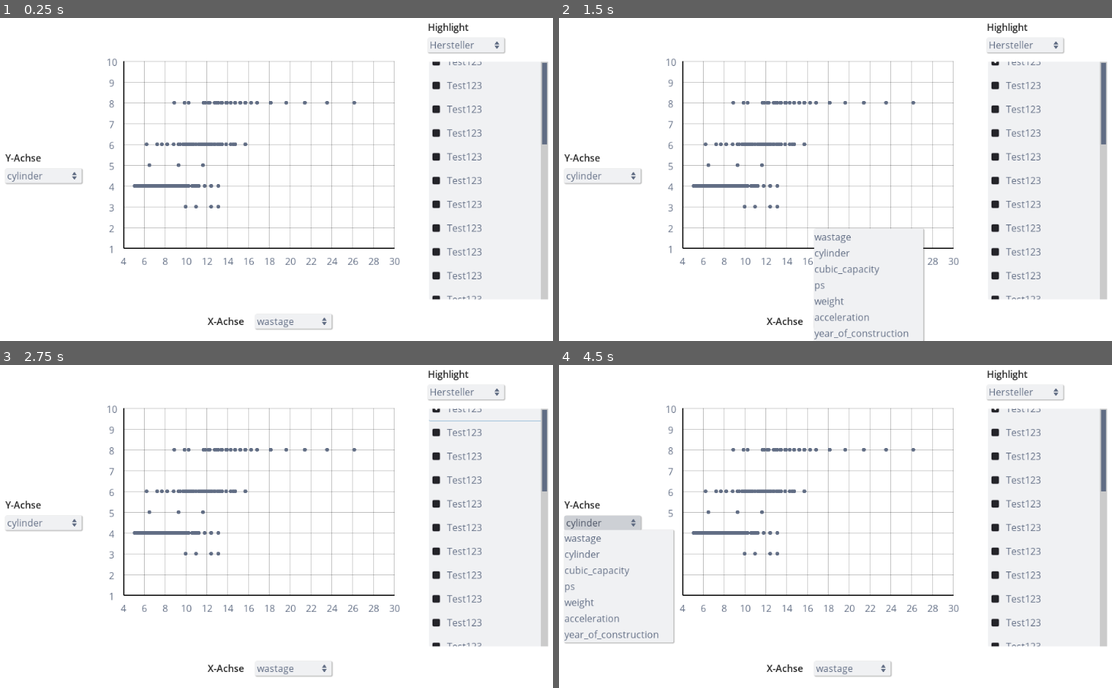
Above: before the commit, frames 1-4 (two rows, left to right).
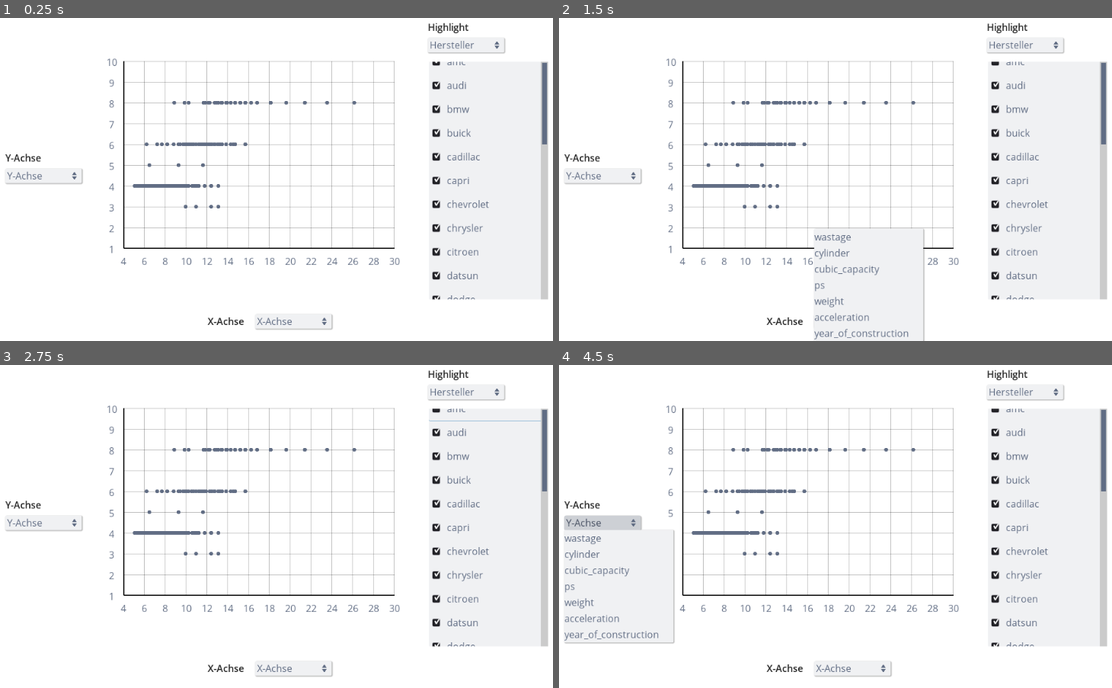
Above: after the commit, the same moments.

Repository: nevs-devs/cars
Game: Godot game, scene res://Main.tscn
Two runs of this game, one before a commit and one after it. Both use one fixed random seed, a clock stepped at 60 frames per second and the inputs below.
Inputs (mouse positions are in pixels of both pictures, inside the frame that each line leads up to):
- Up to frame 1 (0.25 s): no input
- Up to frame 2 (1.5 s): click (1045, 63) at 0.52 s; click "wastage" (after the commit: "X-Achse") at 1.25 s
- Up to frame 3 (2.75 s): click "cylinder" (after the commit: "Y-Achse") at 2 s
- Up to frame 4 (4.5 s): click "Hersteller" at 2.75 s; click "wastage" (after the commit: "X-Achse") at 3.5 s; click "cylinder" (after the commit: "Y-Achse") at 4.25 s

The runs differ from the first frame. In frame 1, 1.0% of the frame differs, in the area x 1-89%, y 13-96%; in frame 2, 1.0%; in frame 3, 1.1%; in frame 4, 1.0%.

Commit message:
implemented selection

Diff:
--- /dev/null
+++ b/CheckListItem.gd
@@ -0,0 +1,15 @@
+extends Control
+
+var id = 0
+
+signal selection_changed(id, checked)
+
+func _ready():
+	$CheckBox.connect("toggled", self, '_on_toggle')
+
+func init(id_arg, text):
+	id = id_arg
+	$Label.text = text
+
+func _on_toggle(pressed):
+	emit_signal("selection_changed", id, pressed)
--- a/CheckListItem.tscn
+++ b/CheckListItem.tscn
@@ -1,6 +1,7 @@
-[gd_scene load_steps=3 format=2]
+[gd_scene load_steps=4 format=2]
 
 [ext_resource path="res://Open_Sans/OpenSans-Regular.ttf" type="DynamicFontData" id=1]
+[ext_resource path="res://CheckListItem.gd" type="Script" id=2]
 
 [sub_resource type="DynamicFont" id=1]
 font_data = ExtResource( 1 )
@@ -10,6 +11,7 @@
 anchor_bottom = 1.0
 margin_right = -824.0
 margin_bottom = -560.0
+script = ExtResource( 2 )
 __meta__ = {
 "_edit_use_anchors_": false
 }
@@ -35,3 +37,4 @@
 margin_top = -20.0
 margin_right = 200.0
 margin_bottom = 20.0
+pressed = true
--- a/Main.gd
+++ b/Main.gd
@@ -7,6 +7,8 @@
 var x_id = 0
 var y_id = 1
 var select_id = 0
+var selection_toggles = []
+var selections = []
 
 var LIMITS = {
 	'wastage': [4.0, 30.0, 2.0, 1],
@@ -76,6 +78,10 @@
 	var x_option = AxisOptions[x_id]
 	var y_option = AxisOptions[y_id]
 	for car in cars:
+		var selection_option = SelectOptions[select_id]
+		var select_index = selections.find(car[selection_option])
+		if not selection_toggles[select_index]:
+			continue
 		var x = car[x_option]
 		var y = car[y_option]
 		if x == null or y == null:
@@ -114,11 +120,22 @@
 	delete_children($ScrollContainer/VBoxContainer)
 	var values = get_unique_values(SelectOptions[select_id])
 	values.sort()
+	var index = 0
+	selection_toggles = []
+	selections = []
 	for value in values:
+		selection_toggles.append(true)
+		selections.append(value)
 		var item = check_list_item.instance()
-		print(value)
-		# TODO: insert text
+		item.init(index, value)
 		$ScrollContainer/VBoxContainer.add_child(item)
+		index += 1
+		item.connect("selection_changed", self, "_on_selection_changed")
+	refresh_chart()
+
+func _on_selection_changed(id, pressed):
+	selection_toggles[id] = pressed
+	refresh_chart()
 
 func add_options():
 	var index = 0
@@ -128,8 +145,6 @@
 		index += 1
 	$XAxisChooser.get_popup().connect('id_pressed', self, '_on_x_axis_changed')
 	$YAxisChooser.get_popup().connect('id_pressed', self, '_on_y_axis_changed')
-	_on_x_axis_changed(0)
-	_on_y_axis_changed(1)
 
 	index = 0
 	for option in SelectOptions:
@@ -139,6 +154,6 @@
 func _ready():
 	read_cars()
 	add_options()
+	refresh_select()
 	refresh_chart()
-	refresh_select()
 	$SelectButton.get_popup().connect('id_pressed', self, '_on_select_changed')
